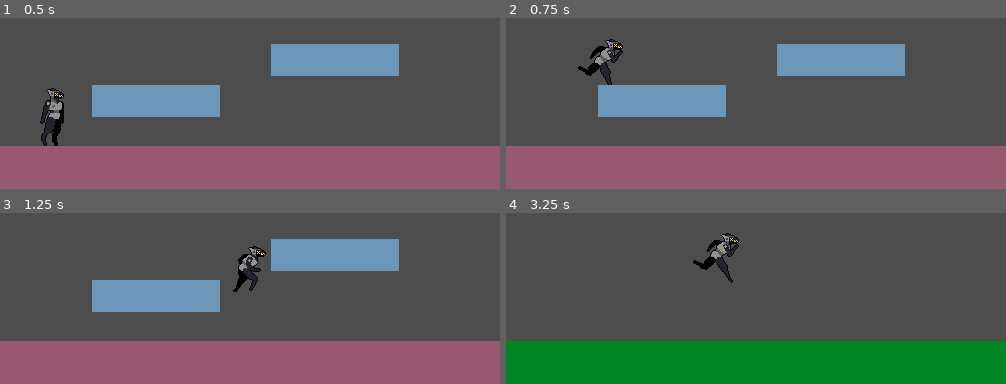
Above: before the commit, frames 1-4 (two rows, left to right).
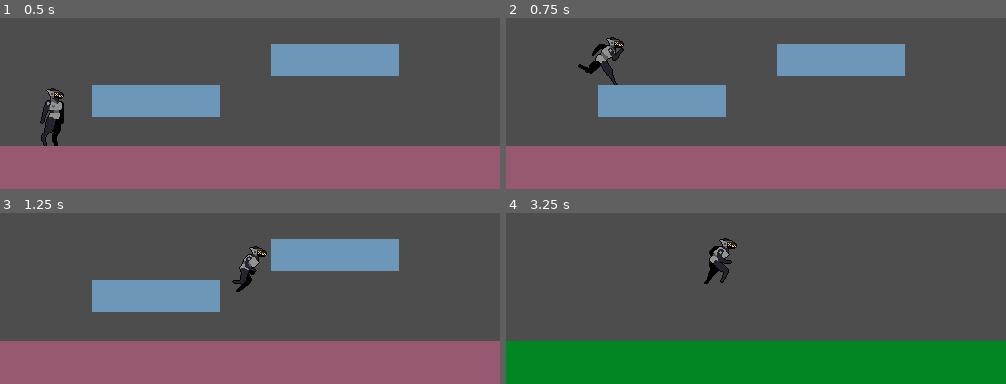
Above: after the commit, the same moments.

Repository: flrping/two-body-problem
Game: Godot game, scene res://scenes/test.tscn
Same seed, same stepped clock (60 frames per second), same inputs: the game is played once before the commit and once after it.
Inputs:
- Up to frame 1 (0.5 s): no input
- Up to frame 2 (0.75 s): tap Enter (ui_accept) at 0.5 s; hold Right (ui_right) from 0.53 s (still down)
- Up to frame 3 (1.25 s): keep holding Right (ui_right); tap Enter (ui_accept) at 0.77 s
- Up to frame 4 (3.25 s): tap Enter (ui_accept) at 1.52, 3.02 s; release Right (ui_right) at 2.03 s; hold Left (ui_left) 2.03-2.78 s; hold Right (ui_right) from 2.78 s (still down)

Frame 1 is identical in both runs. In frame 2, 0.7% of the frame differs, in the area x 14-24%, y 11-40%; in frame 3, 0.6%; in frame 4, 1.0%, in the area x 37-47%, y 11-42%.

Commit message:
run start animation

Diff:
--- a/src/scenes/player.tscn
+++ b/src/scenes/player.tscn
@@ -186,6 +186,7 @@
 animation = &"idle"
 
 [node name="CollisionShape2D" type="CollisionShape2D" parent="."]
+visible = false
 position = Vector2(0, 2)
 shape = SubResource("CapsuleShape2D_fdrta")
 debug_color = Color(0.78710437, 0.9557368, 0.9999998, 0.41960785)
--- a/src/scripts/player.gd
+++ b/src/scripts/player.gd
@@ -23,12 +23,15 @@
 
 	if direction:
 		if velocity.x == 0:
-			run_transition_counter = 40
+			run_transition_counter = 0.07
 			animation.play("run_start")
 
 		velocity.x = direction * SPEED
 
-		animation.play("run")
+		if run_transition_counter > 0:
+			run_transition_counter -= delta
+		else:
+			animation.play("run")
 
 		if velocity.x < 0:
 			animation.flip_h = true
